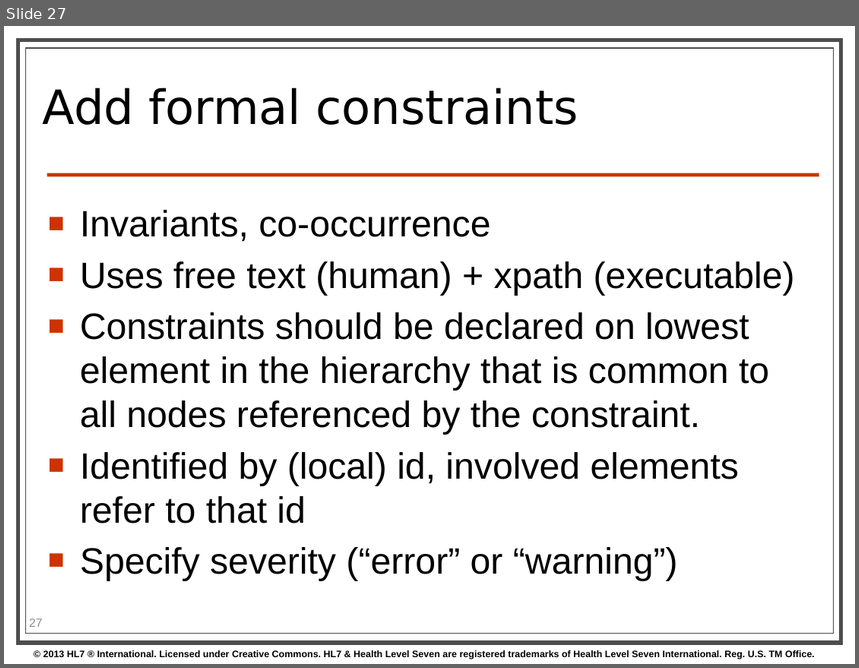
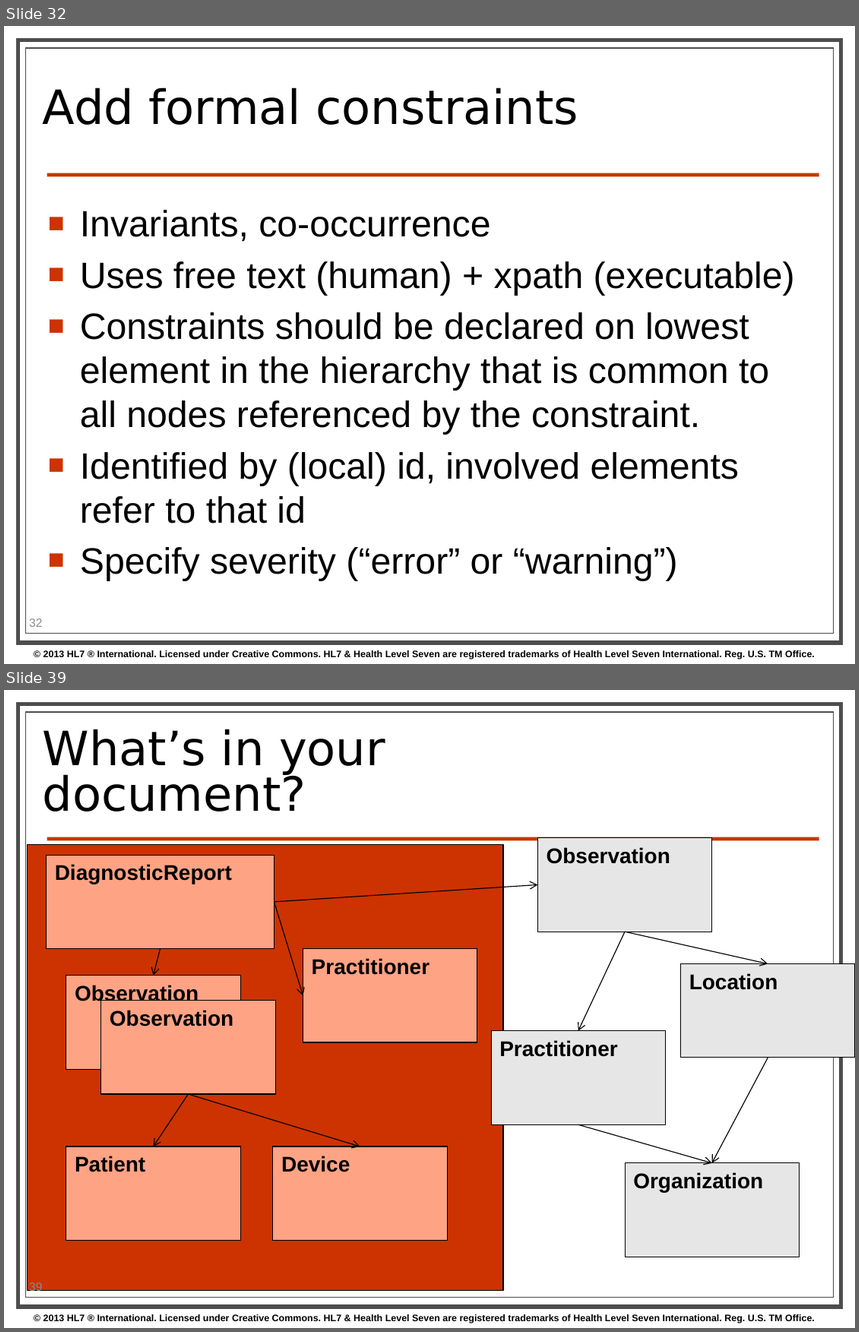
Before and after one commit to kevinpeterson/fhir, a slide deck: presentations/2014-01 Tutorials/201401 - San Antonio - Profiling FHIR.pptx. Shown one above the other, each under a label of ours: slide 27 before the commit, slides 32 and 39 after it; the slides between them are not shown. The pictures are 859x668 and 859x1332 pixels, drawn with LibreOffice and Linux fonts; fonts in the diff are those of the drawing; background and template pictures are left out. Boxes give left, top, right and bottom in pixels: in the first picture for what was removed or moved away, otherwise in the second. Text is boxed around its words. In the diff, an @@ line names an element or a change of style, - is before the commit and + after.

```diff
--- a/presentations/2014-01 Tutorials/201401 - San Antonio - Profiling FHIR.pptx
+++ b/presentations/2014-01 Tutorials/201401 - San Antonio - Profiling FHIR.pptx
@@ slide 39 added at (x1=4, y1=690, x2=855, y2=1328), background #FFFFFF; not listed: 4 template elements that a slide beside it also shows @@
@@ title added at (x1=43, y1=729, x2=386, y2=812), 40 pt, text #000000 @@
+What’s in your document?
@@ rectangle added at (x1=28, y1=845, x2=503, y2=1291), fill #CC3300, outline #000000 0.75 pt @@
@@ rectangle added at (x1=538, y1=838, x2=712, y2=932), fill #E6E6E6, outline #000000 0.75 pt, 18 pt, text #000000, bold @@
+Observation
@@ rectangle added at (x1=47, y1=855, x2=275, y2=948), fill #FFA385, outline #000000 0.75 pt, 18 pt, text #000000, bold @@
+DiagnosticReport
@@ arrow added from (274, 902) to (538, 885), #000000 0.75 pt @@
@@ arrow added from (274, 902) to (303, 996), #000000 0.75 pt @@
@@ arrow added from (626, 932) to (579, 1031), #000000 0.75 pt @@
@@ arrow added from (626, 932) to (769, 964), #000000 0.75 pt @@
@@ arrow added from (161, 948) to (153, 976), #000000 0.75 pt @@
@@ rectangle added at (x1=303, y1=948, x2=477, y2=1043), fill #FFA385, outline #000000 0.75 pt, 18 pt, text #000000, bold @@
+Practitioner
@@ rectangle added at (x1=66, y1=976, x2=240, y2=1070), fill #FFA385, outline #000000 0.75 pt, 18 pt, text #000000, bold @@
+Observation
@@ rectangle added at (x1=680, y1=964, x2=855, y2=1058), fill #E6E6E6, outline #000000 0.75 pt, 18 pt, text #000000, bold @@
+Location
@@ rectangle added at (x1=101, y1=1001, x2=275, y2=1094), fill #FFA385, outline #000000 0.75 pt, 18 pt, text #000000, bold @@
+Observation
@@ rectangle added at (x1=491, y1=1031, x2=665, y2=1125), fill #E6E6E6, outline #000000 0.75 pt, 18 pt, text #000000, bold @@
+Practitioner
@@ arrow added from (769, 1058) to (712, 1163), #000000 0.75 pt @@
@@ arrow added from (188, 1094) to (153, 1147), #000000 0.75 pt @@
@@ arrow added from (188, 1094) to (360, 1147), #000000 0.75 pt @@
@@ arrow added from (579, 1125) to (712, 1163), #000000 0.75 pt @@
@@ rectangle added at (x1=66, y1=1147, x2=240, y2=1241), fill #FFA385, outline #000000 0.75 pt, 18 pt, text #000000, bold @@
+Patient
@@ rectangle added at (x1=273, y1=1147, x2=448, y2=1241), fill #FFA385, outline #000000 0.75 pt, 18 pt, text #000000, bold @@
+Device
@@ rectangle added at (x1=626, y1=1163, x2=800, y2=1257), fill #E6E6E6, outline #000000 0.75 pt, 18 pt, text #000000, bold @@
+Organization
@@ page number added at (x1=29, y1=1282, x2=42, y2=1294), 10 pt, text #8C8C8C @@
+39
@@ what was slide 27 is now slide 32 @@
@@ page number at (x1=29, y1=619, x2=42, y2=627): text changed @@
-27
+32
```
Also in this commit, not shown: 5 slides changed, 10 other slides added, 2 slides removed.
